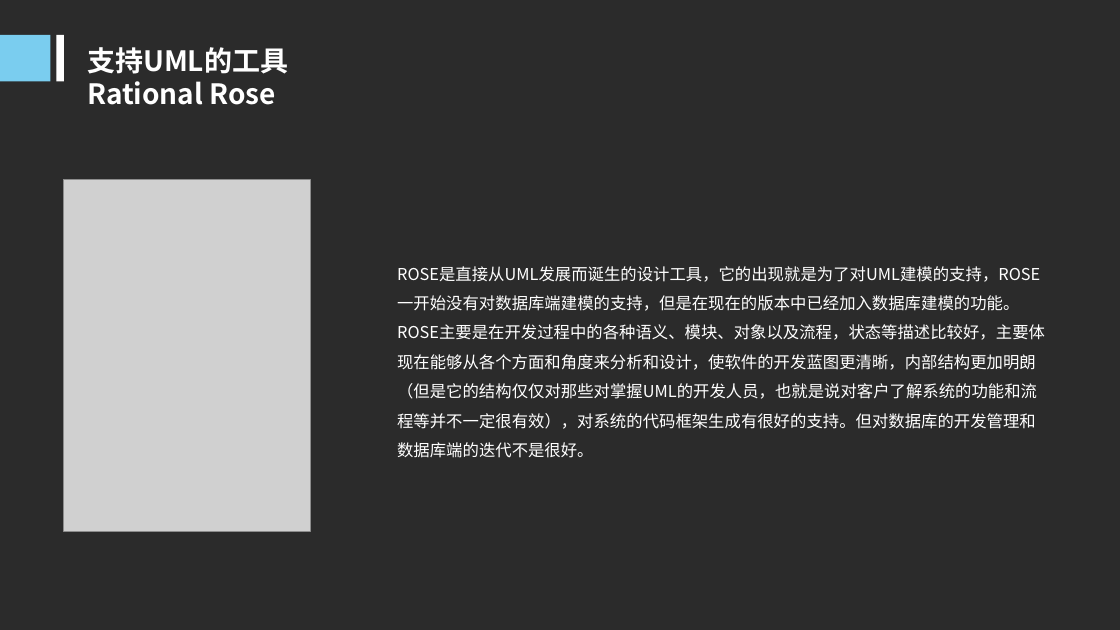
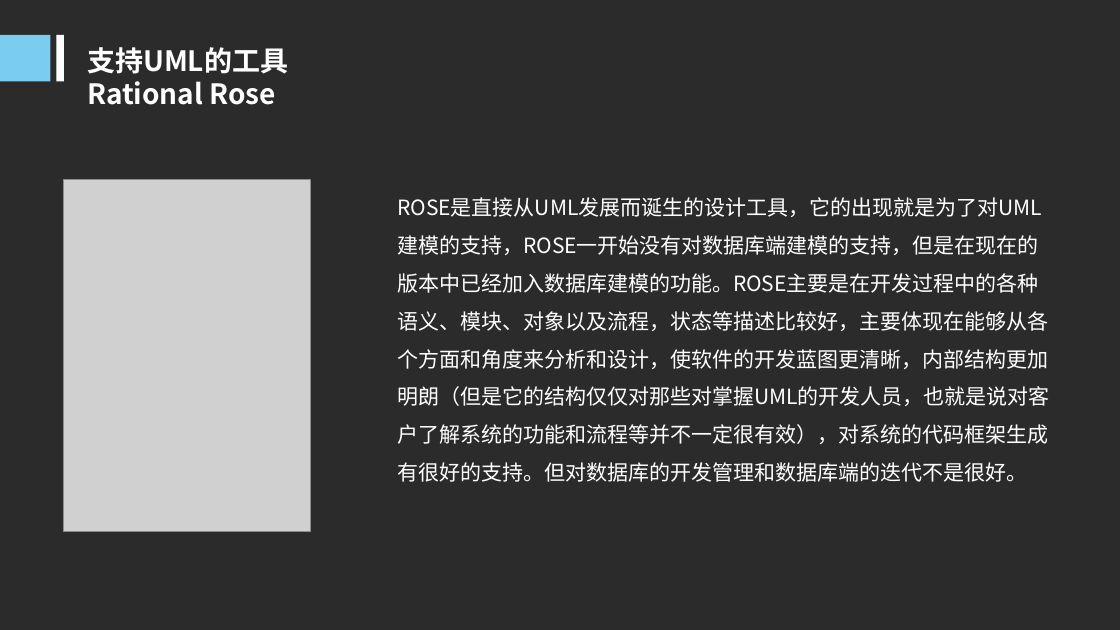
Before and after one commit to woncat/PRD2017, a slide deck: slide 24 of PRD-2017-G25-UML概述PPT V1.0.ppt (slide 23 before the commit). Drawn at 1120x630 pixels with LibreOffice and Linux fonts; fonts in the diff are those of the drawing; grey boxes stand for pictures; background and template pictures are left out; a plain dark background stands for a picture behind light text. Boxes give left, top, right and bottom in pixels: in the first picture for what was removed or moved away, otherwise in the second. Text is boxed around its words. In the diff, an @@ line names an element or a change of style, - is before the commit and + after.

```diff
--- a/PRD-2017-G25-UML概述PPT V1.0.ppt
+++ b/PRD-2017-G25-UML概述PPT V1.0.ppt
@@ text "ROSE是直接从UML发展而诞生的设计工具，它的出现就是为了对UML建模的支持，ROSE一开始没有对数据库端建模的支持， ..." moved from (x1=397, y1=266, x2=1045, y2=458) to (x1=397, y1=197, x2=1050, y2=482) @@
@@ text "ROSE是直接从UML发展而诞生的设计工具，它的出现就是为了对UML建模的支持，ROSE一开始没有对数据库端建模的支持， ..." at (x1=397, y1=197, x2=1050, y2=482): size 14 to 18 pt @@
```
Also in this commit, not shown: 11 other slides changed, 1 slide added.
